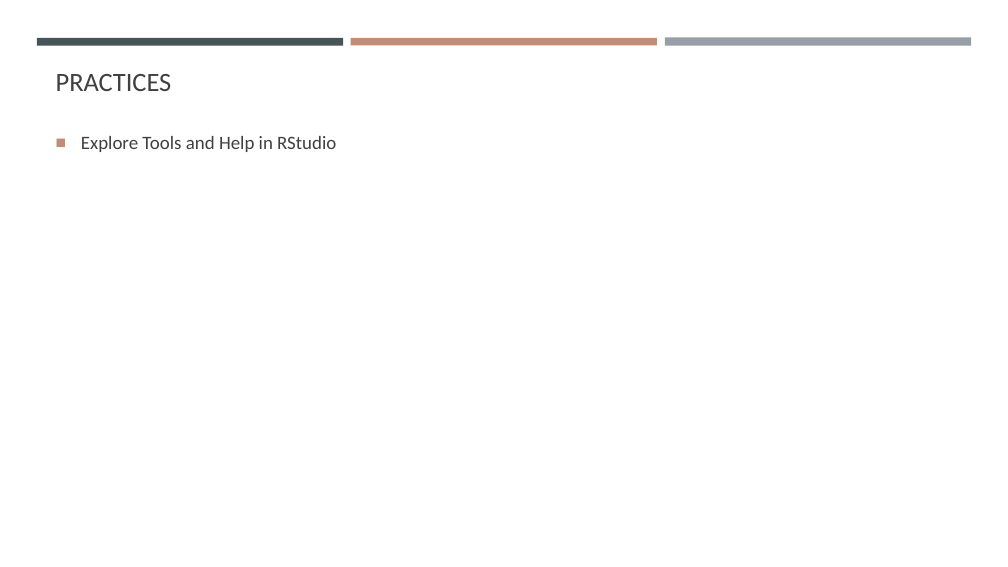
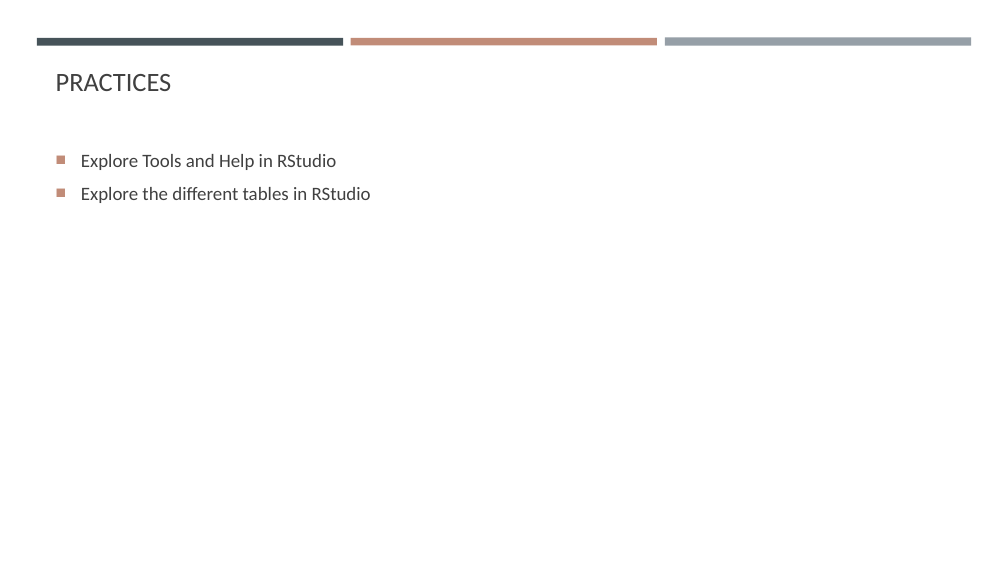
Before and after one commit to gisynw/geog-247, a slide deck: slide 23 of docs/Lectures/Week01/Week01_Intro.pptx (slide 22 before the commit). Drawn at 1008x567 pixels with LibreOffice and Linux fonts; fonts in the diff are those of the drawing. Boxes give left, top, right and bottom in pixels: in the first picture for what was removed or moved away, otherwise in the second. Text is boxed around its words. In the diff, an @@ line names an element or a change of style, - is before the commit and + after.

```diff
--- a/docs/Lectures/Week01/Week01_Intro.pptx
+++ b/docs/Lectures/Week01/Week01_Intro.pptx
@@ text at box(81, 187, 371, 203): paragraph added @@
+■ Explore the different tables in RStudio
```
Also in this commit, not shown: 5 other slides changed, 2 slides added, 1 slide removed, 12 other files.
